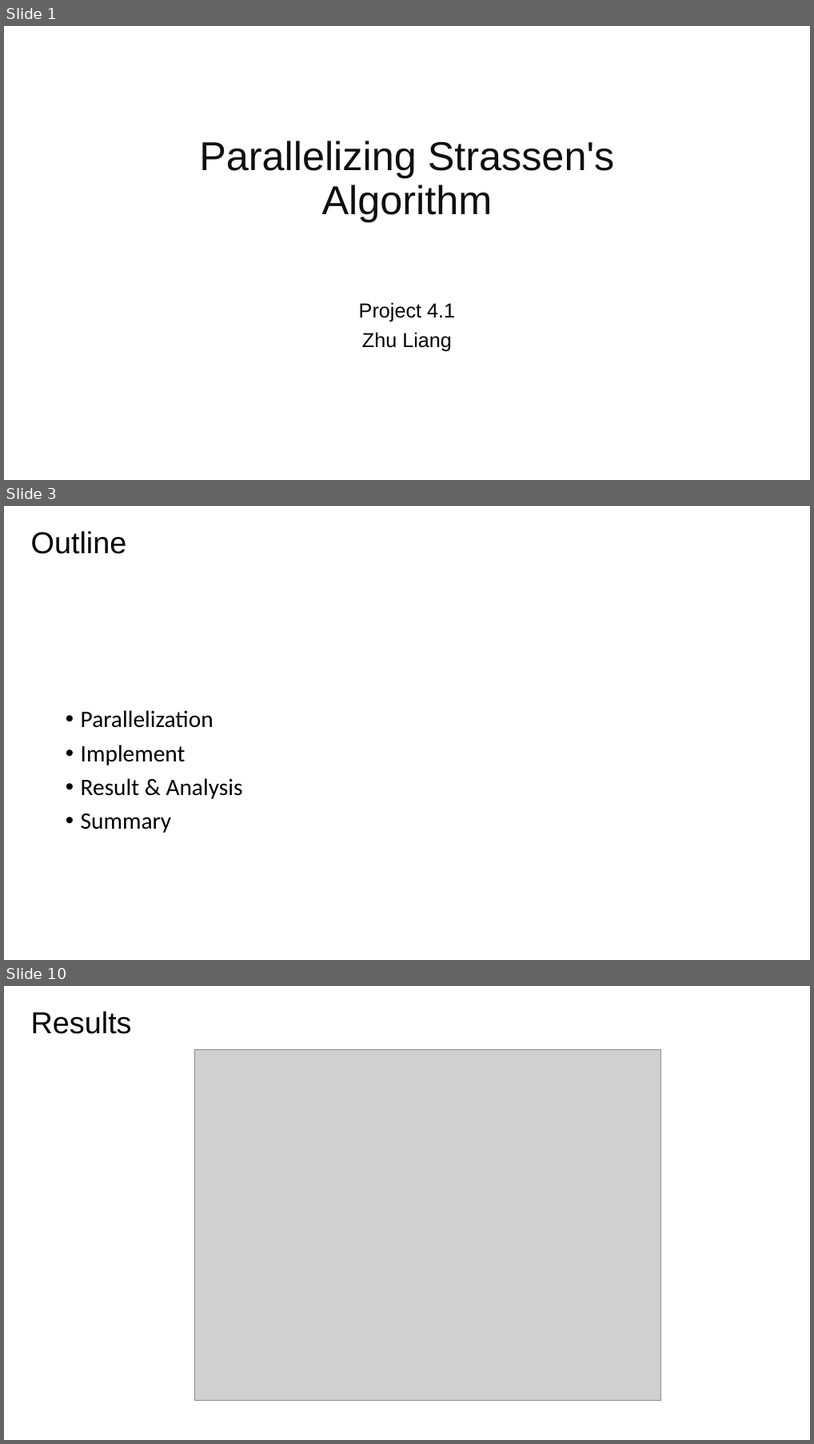
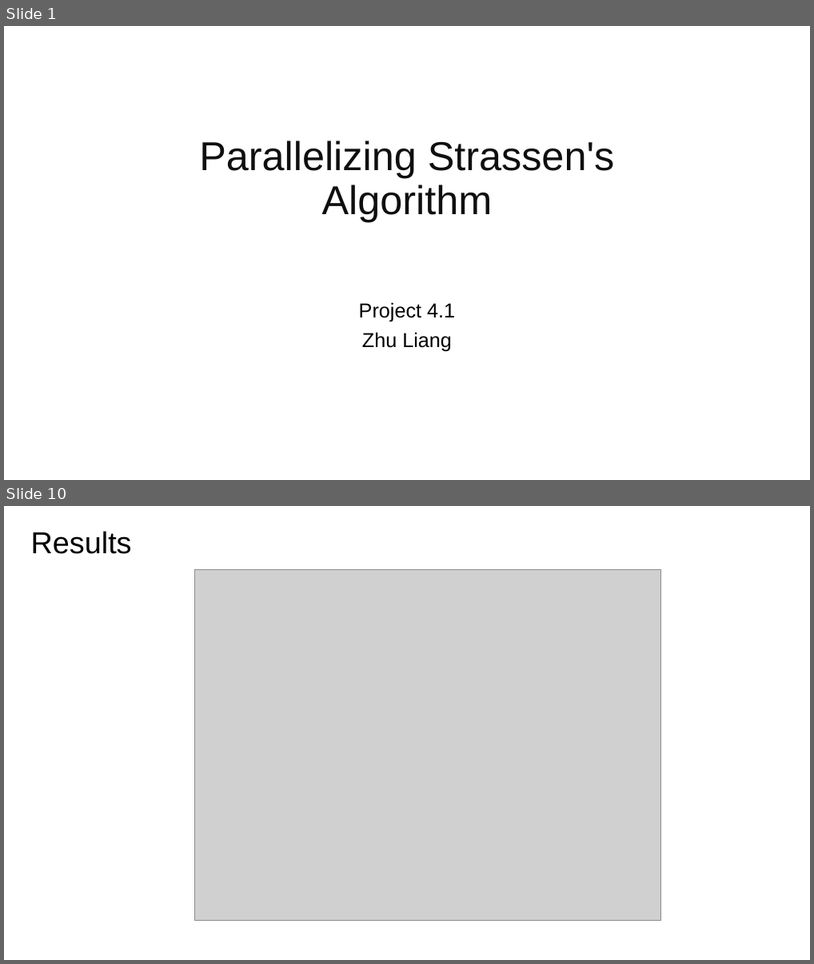
Before and after one commit to zhuliang21/Parallel-Matrix-Multiplication, a slide deck: powerpoint/Pre.pptx. Shown one above the other, each under a label of ours: slides 1, 3 and 10 before the commit, slides 1 and 10 after it; the slides between them are not shown. The pictures are 814x1444 and 814x964 pixels, drawn with LibreOffice and Linux fonts; fonts in the diff are those of the drawing; grey boxes stand for pictures. Boxes give left, top, right and bottom in pixels: in the first picture for what was removed or moved away, otherwise in the second. Text is boxed around its words. In the diff, an @@ line names an element or a change of style, - is before the commit and + after.

```diff
--- a/powerpoint/Pre.pptx
+++ b/powerpoint/Pre.pptx
@@ slide 3 removed at (4, 506, 810, 960), background #FFFFFF @@
@@ title removed at (31, 531, 127, 554) @@
-Outline
@@ text removed at (81, 710, 243, 832) @@
-• Parallelization
-• Implement
-• Result & Analysis
-• Summary
```
Also in this commit, not shown: 10 slides changed, 3 slides added, 7 other files.
